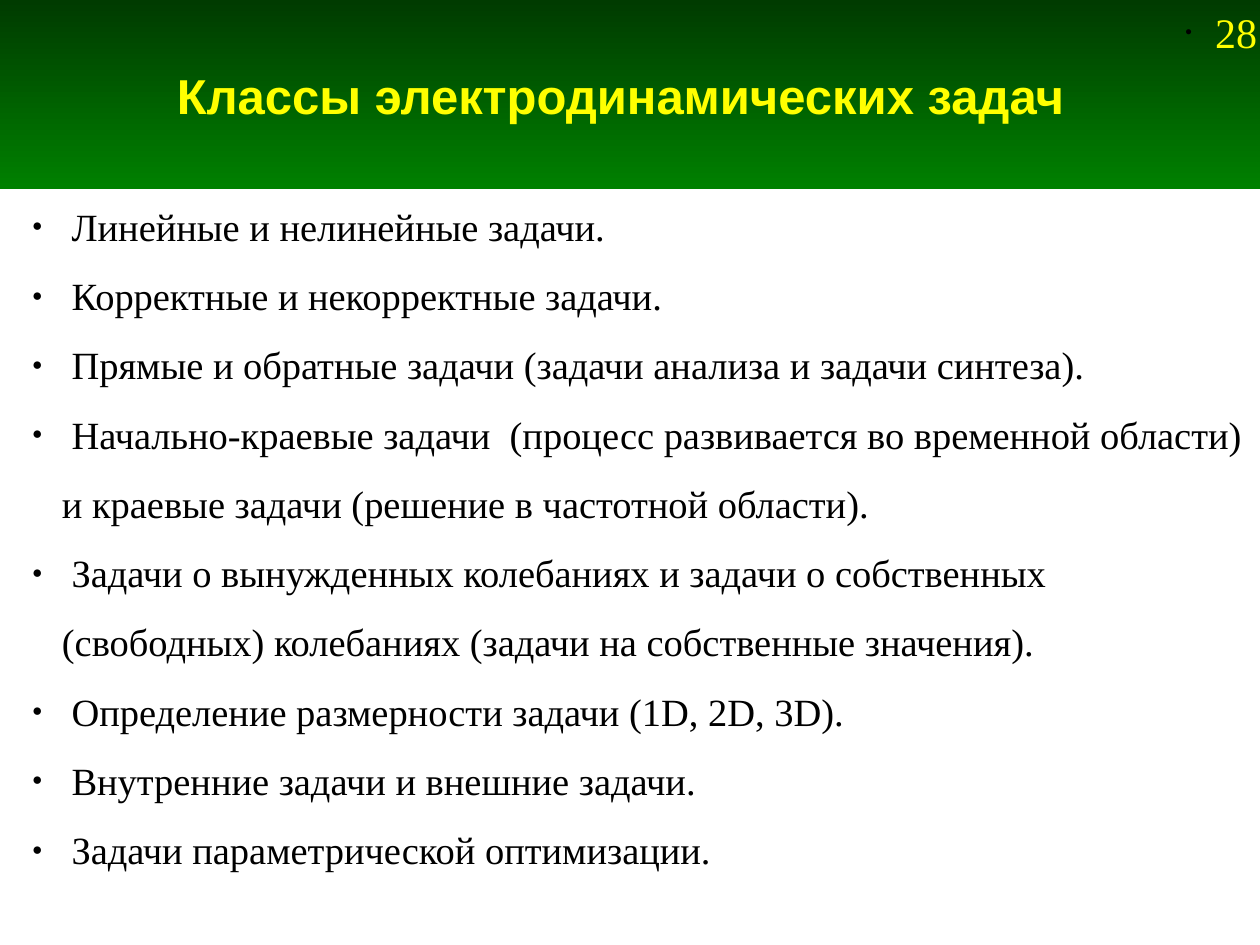
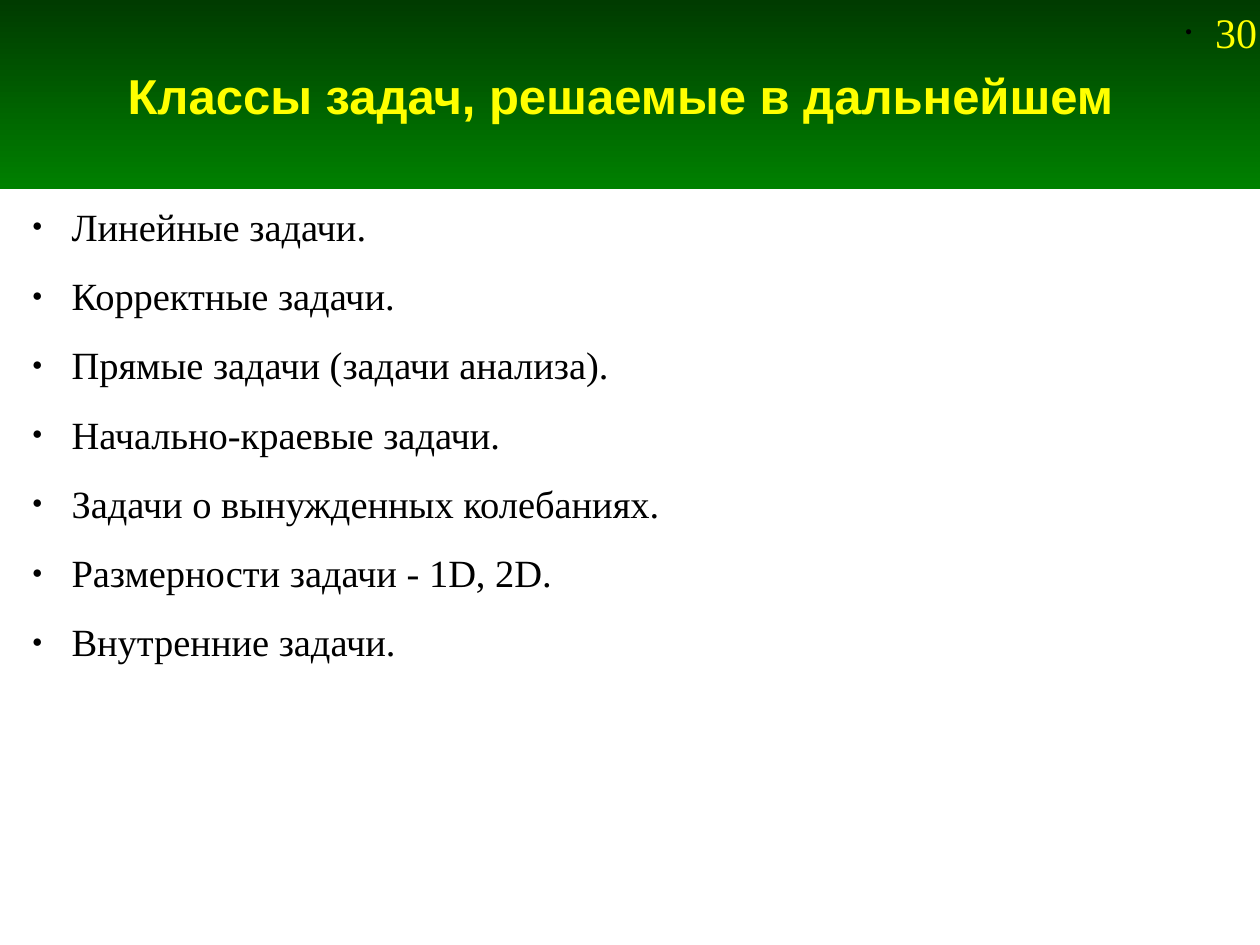
Before and after one commit to andris0147sv/modelling, a slide deck: slide 30 of presentations/1. Problem Statement.odp (slide 28 before the commit). Drawn at 1260x945 pixels with LibreOffice and Linux fonts; fonts in the diff are those of the drawing. Boxes give left, top, right and bottom in pixels: in the first picture for what was removed or moved away, otherwise in the second. Text is boxed around its words. In the diff, an @@ line names an element or a change of style, - is before the commit and + after.

Commit message:
Дополнение в презентации про постановку задачи

```diff
--- a/presentations/1. Problem Statement.odp
+++ b/presentations/1. Problem Statement.odp
@@ page number at [1215,20,1257,49]: text changed @@
-• 28
+• 30
@@ title at [128,77,1113,124]: text changed @@
-Классы электродинамических задач
+Классы задач, решаемые в дальнейшем
@@ text at [72,214,659,665]: text changed @@
-● Линейные и нелинейные задачи.
-● Корректные и некорректные задачи.
-● Прямые и обратные задачи (задачи анализа и задачи синтеза).
-● Начально-краевые задачи (процесс развивается во временной области) и краевые задачи (решение в частотной области).
-● Задачи о вынужденных колебаниях и задачи о собственных (свободных) колебаниях (задачи на собственные значения).
-● Определение размерности задачи (1D, 2D, 3D).
-● Внутренние задачи и внешние задачи.
-● Задачи параметрической оптимизации.
+● Линейные задачи.
+● Корректные задачи.
+● Прямые задачи (задачи анализа).
+● Начально-краевые задачи.
+● Задачи о вынужденных колебаниях.
+● Размерности задачи - 1D, 2D.
+● Внутренние задачи.
```
Also in this commit, not shown: 10 other slides changed, 2 slides added.
